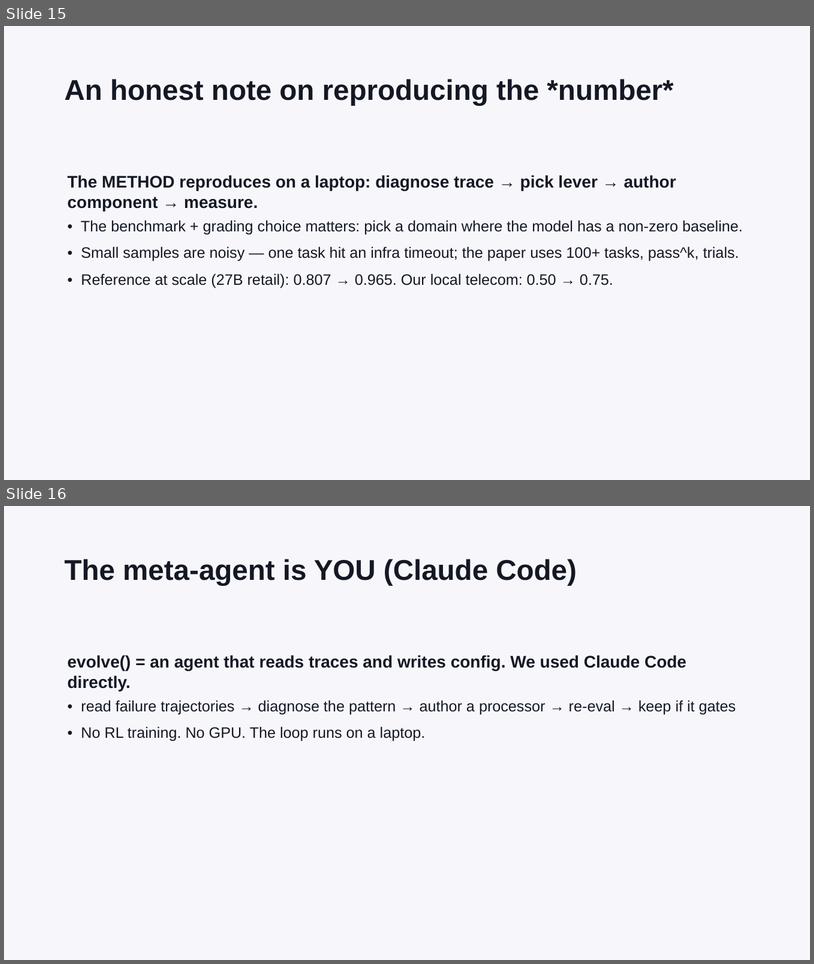
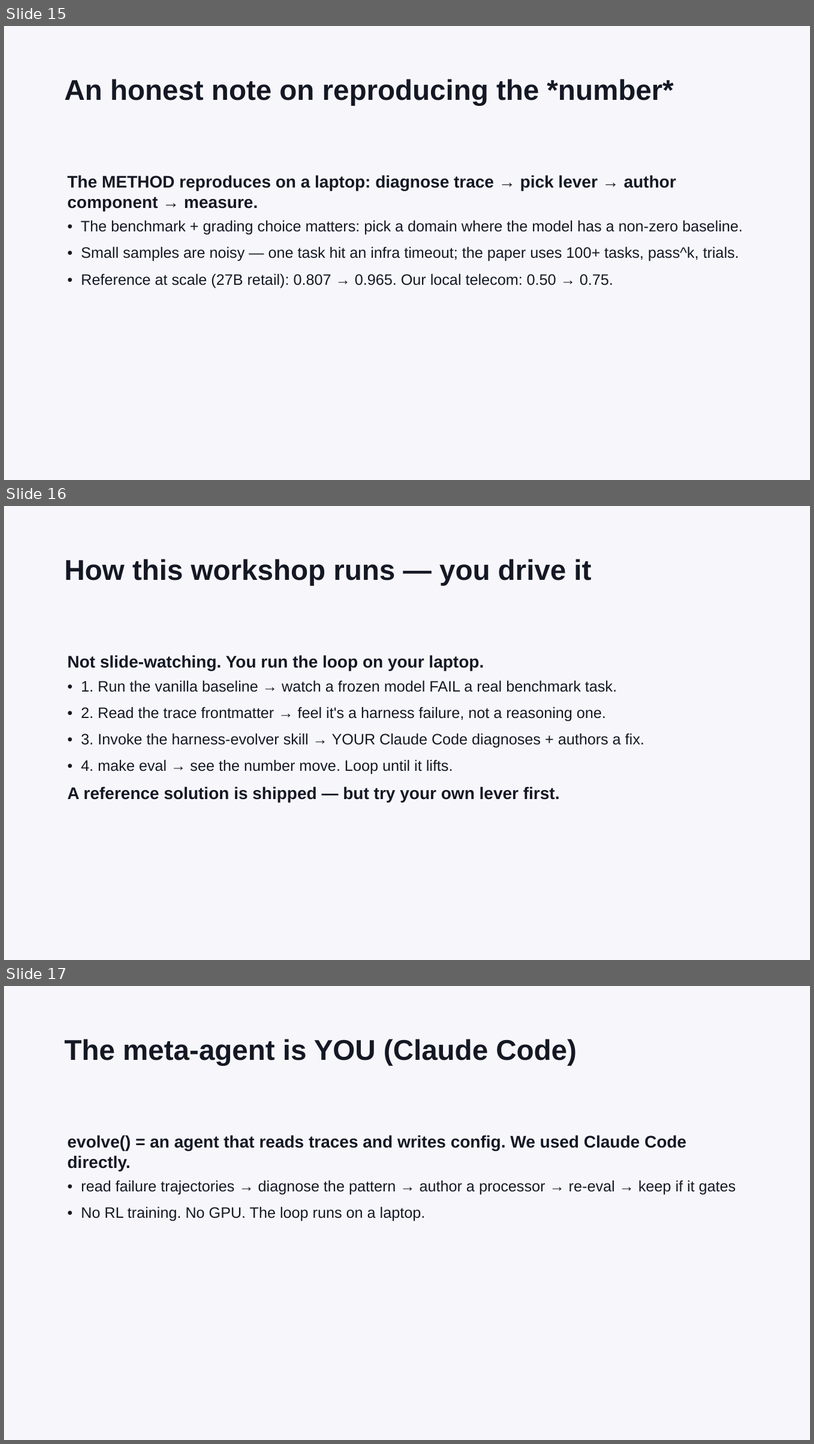
Before and after one commit to epuerta9/HarnessX, a slide deck: workshop/harness-evolution-workshop.pptx. Shown one above the other, each under a label of ours: slides 15 and 16 before the commit, slides 15, 16 and 17 after it. The pictures are 814x964 and 814x1444 pixels, drawn with LibreOffice and Linux fonts; fonts in the diff are those of the drawing. Boxes give left, top, right and bottom in pixels: in the first picture for what was removed or moved away, otherwise in the second. Text is boxed around its words. In the diff, an @@ line names an element or a change of style, - is before the commit and + after.

```diff
--- a/workshop/harness-evolution-workshop.pptx
+++ b/workshop/harness-evolution-workshop.pptx
@@ slide 16 added at (4,506,810,960), background #F7F7FB @@
@@ text added at (65,559,591,585), 34 pt, text #141824, bold @@
+How this workshop runs — you drive it
@@ text added at (68,655,645,802), 18 pt, text #141824 @@
+Not slide-watching. You run the loop on your laptop.
+• 1. Run the vanilla baseline → watch a frozen model FAIL a real benchmark task.
+• 2. Read the trace frontmatter → feel it's a harness failure, not a reasoning one.
+• 3. Invoke the harness-evolver skill → YOUR Claude Code diagnoses + authors a fix.
+• 4. make eval → see the number move. Loop until it lifts.
+A reference solution is shipped — but try your own lever first.
@@ what was slide 16 is now slide 17 @@
```
Also in this commit, not shown: 3 other files.
